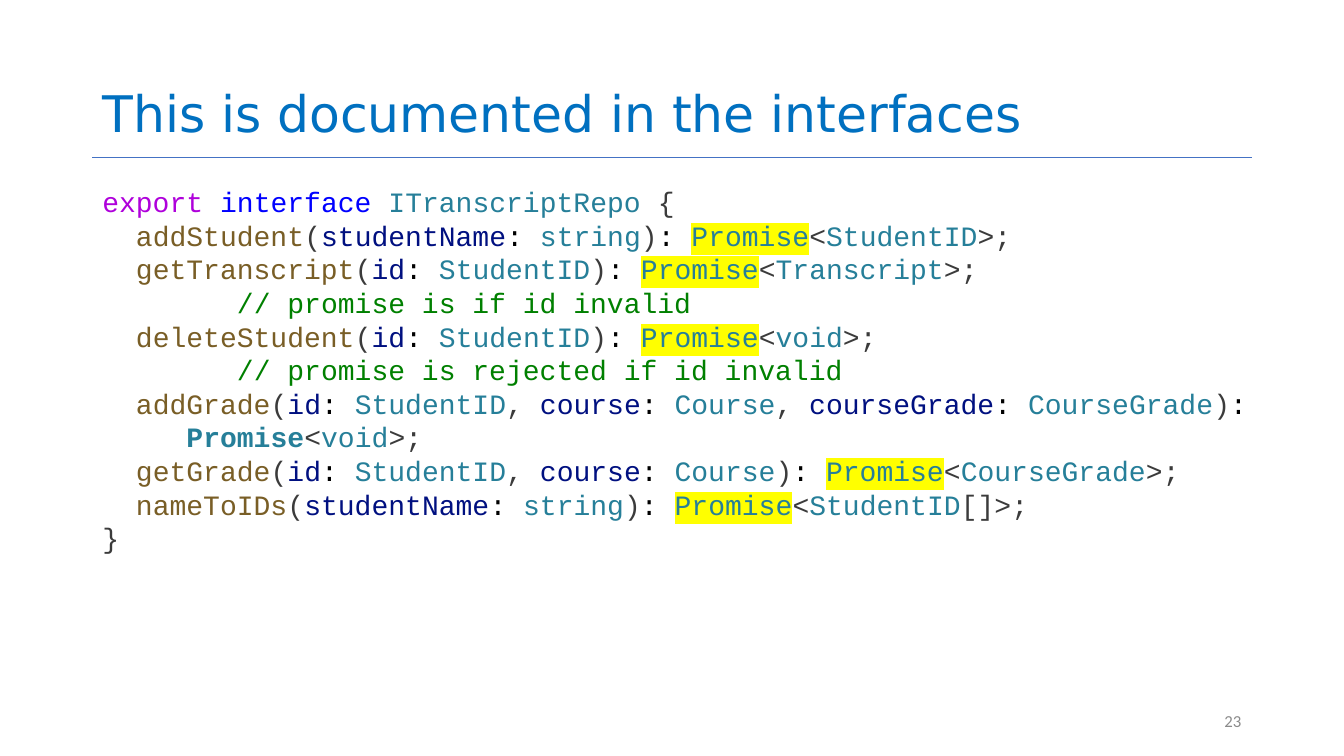
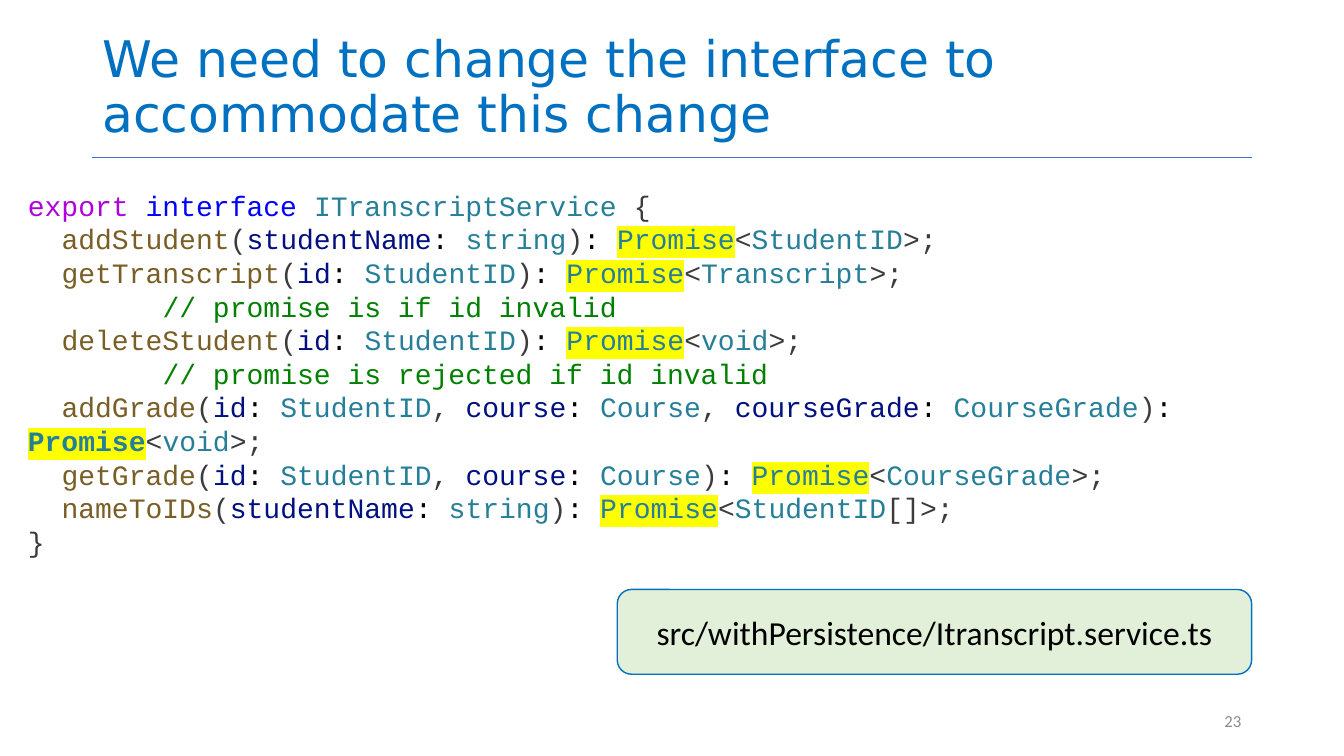
Before and after one commit to Preshit13/CS4530-Fall-2026, a slide deck: slide 23 of Slides/Module 04 Web Application Architecture.pptx. Drawn at 1344x756 pixels with LibreOffice and Linux fonts; fonts in the diff are those of the drawing. Boxes give left, top, right and bottom in pixels: in the first picture for what was removed or moved away, otherwise in the second. Text is boxed around its words. In the diff, an @@ line names an element or a change of style, - is before the commit and + after.

```diff
--- a/Slides/Module 04 Web Application Architecture.pptx
+++ b/Slides/Module 04 Web Application Architecture.pptx
@@ title at bbox=[102, 38, 996, 143]: text changed @@
-This is documented in the interfaces
+We need to change the interface to accommodate this change
@@ text "export interface ITranscriptService {": place and size @@
-text "export interface ITranscriptService {" at bbox=[102, 192, 1247, 523]
+text "export interface ITranscriptService {" at bbox=[28, 196, 1173, 526]
@@ text at bbox=[28, 196, 617, 222]: text changed @@
-export interface ITranscriptRepo {
+export interface ITranscriptService {
@@ text at bbox=[28, 398, 1173, 459]: text changed @@
-addGrade(id: StudentID, course: Course, courseGrade: CourseGrade):
-Promise<void>;
+addGrade(id: StudentID, course: Course, courseGrade: CourseGrade): Promise<void>;
@@ rounded rectangle added at bbox=[617, 590, 1251, 675], fill #E2F0D9, outline #0070C0 1 pt, 24 pt, text #000000 @@
+src/withPersistence/Itranscript.service.ts
```
Also in this commit, not shown: 5 other slides changed, 1 other file.
